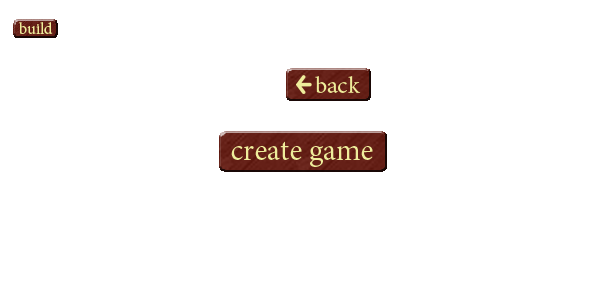
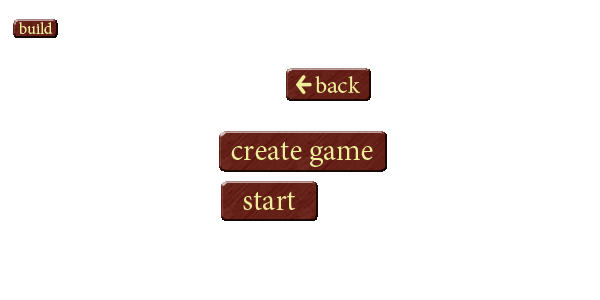
Revision of a layered (600, 300) image; what changed, layer by layer:
removed layer "create game copy 2" over box(220, 132, 223, 170)
added layer "start copy" above "start" over box(221, 181, 318, 221)
added layer "start" above "Layer 11 copy" over box(243, 191, 295, 210)
added layer "Layer 11 copy" above "create game" over box(221, 181, 318, 221)
